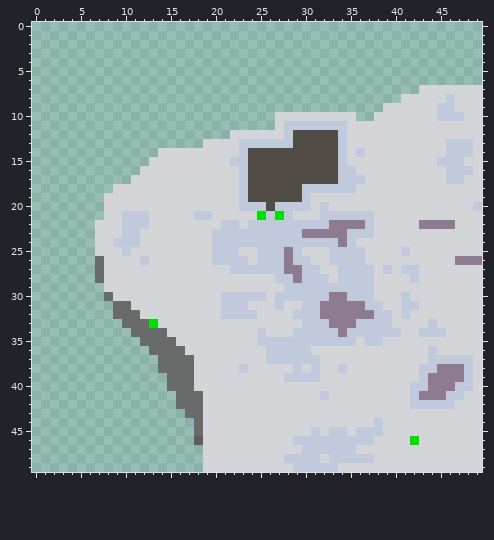
Two states of a pixel-art file, rughai/tiles/tiled/r_0_0/prop map/r_0_0_mm.ase. Above, as it was before the edit.
50x50 pixels, 1 frame.
New version:
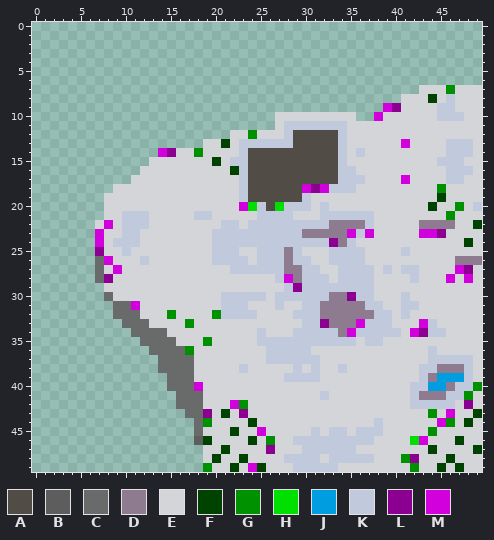
Palette (. is transparent): A #524c46  B #5d5d5d  C #696a6a  D #8f7b90  E #d3d5d9  F #004200  G #009100  H #00e000  J #009de0  K #c1cadc  L #8b0091  M #d200dc
The exact change:
layer "r_tree_l" now shown
layer "r_tree_m" now shown
layer "r_grass_0" now shown
layer "r_grass_1" now shown
layer "r_veg_0" now shown
y 7: x 46 E -> G
y 8: x 44 E -> F
y 9: x 39..40 EE -> ML
y 10: x 38 E -> M
y 12: x 24 E -> G
y 13: x 21 E -> F; x 41 E -> M
y 14: x 14..15 EE -> ML; x 18 E -> G
y 15: x 20 E -> F
y 16: x 22 E -> F
y 17: x 41 E -> M
y 18: x 30..32 KKK -> MLM; x 45 E -> G
y 19: x 45 E -> F
y 20: x 23..24 KK -> MH; x 27 K -> H; x 44 E -> F; x 47 E -> G
y 21: x 25 H -> K; x 27 H -> K; x 46 E -> G
y 22: x 8 E -> M; x 49 E -> F
y 23: x 7 E -> M; x 35 K -> M; x 37 K -> M; x 43..45 EEE -> MML
y 24: x 7 E -> M; x 33 K -> L; x 48 E -> F
y 25: x 7 E -> L
y 26: x 8 E -> M
y 27: x 9 E -> M; x 47..48 EE -> ML
y 28: x 8 E -> L; x 28 K -> M; x 46 E -> M; x 48 E -> M
y 29: x 29 K -> L
y 30: x 35 K -> L
y 31: x 11 E -> M
y 32: x 15 E -> G; x 20 E -> G
y 33: x 13 H -> E; x 17 E -> G; x 32 K -> L; x 36 K -> M; x 43 E -> M
y 34: x 35 K -> M; x 42..43 EK -> ML
y 35: x 19 E -> G
y 36: x 17 E -> G
y 39: x 45..47 DDD -> JJJ
y 40: x 18 E -> M; x 44..45 DD -> JJ; x 49 E -> G
y 41: x 48 E -> G
y 42: x 22..23 EE -> MG; x 48 E -> L
y 43: x 19 E -> L; x 21 E -> F; x 23 E -> L; x 44 E -> G; x 46 E -> M; x 49 E -> F
y 44: x 19 E -> G; x 24 E -> F; x 45..46 EE -> MG; x 48 E -> F
y 45: x 22 E -> F; x 25 E -> M; x 44 E -> G
y 46: x 19 E -> F; x 24 E -> F; x 26 E -> G; x 43 E -> M; x 47 E -> F
y 47: x 21 E -> F; x 26 E -> L; x 44 E -> F; x 49 E -> F
y 48: x 20 E -> F; x 23 E -> F; x 41..42 EE -> GL; x 46 E -> F
y 49: x 19 E -> G; x 22 E -> F; x 24..25 EE -> MF; x 42 E -> G; x 45 E -> F; x 47 E -> F
Changed places in both pictures, as pixel boxes (x1, y1, x2, y2):
changed: (374, 85, 482, 283)
changed: (95, 130, 374, 472)
changed: (410, 319, 428, 337)
changed: (401, 373, 482, 472)
